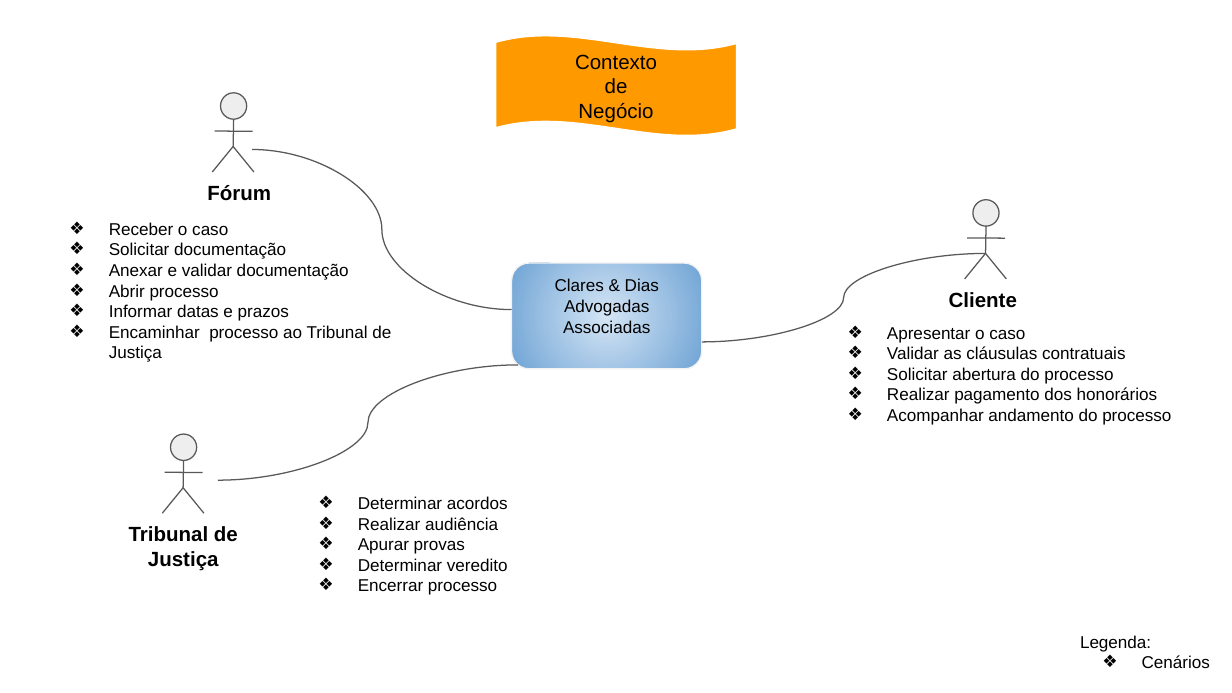
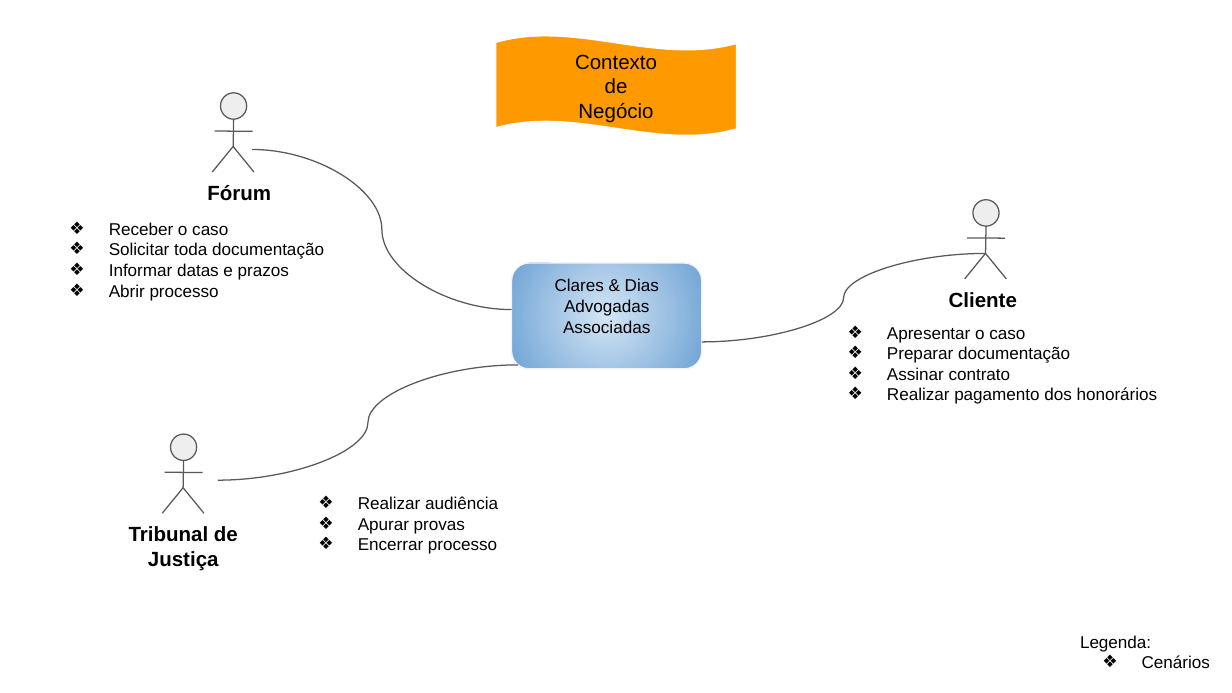
Before and after one commit to gonca-ads/Projeto_ADS, a slide deck: slide 1 of 15. Arquitetura de Negócio para cada Cenário.pptx. Drawn at 1232x693 pixels with LibreOffice and Linux fonts; fonts in the diff are those of the drawing. Boxes give left, top, right and bottom in pixels: in the first picture for what was removed or moved away, otherwise in the second. Text is boxed around its words. In the diff, an @@ line names an element or a change of style, - is before the commit and + after.

```diff
--- a/15. Arquitetura de Negócio para cada Cenário.pptx
+++ b/15. Arquitetura de Negócio para cada Cenário.pptx
@@ text at <box>109,242,324,280</box>: text changed @@
-❖ Solicitar documentação
-❖ Anexar e validar documentação
+❖ Solicitar toda documentação
+❖ Informar datas e prazos
@@ text at <box>109,304,391,362</box>: paragraphs removed @@
-❖ Informar datas e prazos
-❖ Encaminhar processo ao Tribunal de Justiça
@@ text at <box>887,346,1070,380</box>: text changed @@
-❖ Validar as cláusulas contratuais
-❖ Solicitar abertura do processo
+❖ Preparar documentação
+❖ Assinar contrato
@@ text at <box>887,408,1171,425</box>: paragraph removed @@
-❖ Acompanhar andamento do processo
@@ text at <box>358,496,508,509</box>: paragraph removed @@
-❖ Determinar acordos
@@ text at <box>358,558,508,571</box>: paragraph removed @@
-❖ Determinar veredito
```
Also in this commit, not shown: 11 other slides changed, 4 slides removed.
